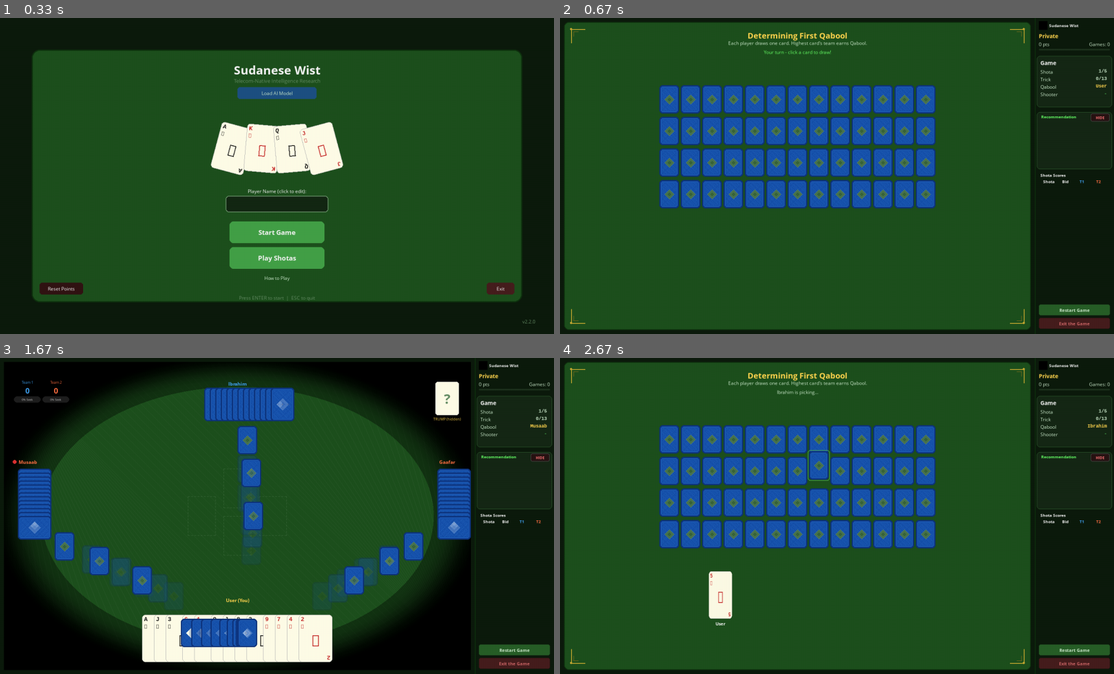
Above: before the commit, frames 1-4 (two rows, left to right).
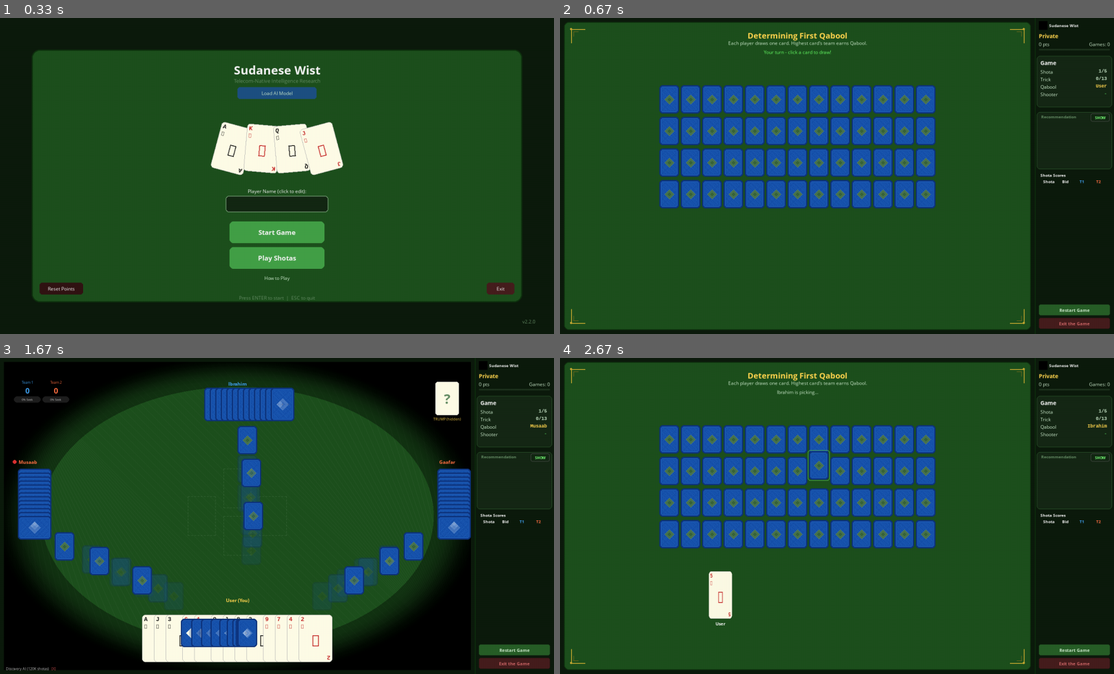
Above: after the commit, the same moments.

Repository: aamagzoub/engineering-intelligence
Game: pygame game, started from gui_wist/main.py
Two runs of this game, one before a commit and one after it. Both use one fixed random seed, a clock stepped at 60 frames per second and the inputs below.
Inputs (mouse positions are in pixels of both pictures, inside the frame that each line leads up to):
- Up to frame 1 (0.33 s): no input
- Up to frame 2 (0.67 s): click "Start Game" at 0.38 s
- Up to frame 3 (1.67 s): click (282, 538) at 0.72 s; click "Restart Game" at 1.05 s; click "Start Game" at 1.38 s
- Up to frame 4 (2.67 s): click "Restart Game" at 1.72 s; click (809, 598) at 2.05 s; click (820, 462) at 2.38 s

Frame 1 is identical in both runs. In frame 2, less than 0.1% of the frame differs, in the area x 86-99%, y 30-33%; in frame 3, 0.1%, in the area x 1-99%, y 30-100%; in frame 4, less than 0.1%.

Commit message:
v3.2.4 auto-load discovery model, recommendations hidden by default, contextual advice, README bid rules fix

Diff:
--- a/gui_wist/game_screen.py
+++ b/gui_wist/game_screen.py
@@ -216,13 +216,17 @@
         # Feature 21: ESC quit overlay.
         self._show_quit_overlay = False
 
-        # Feature 22: Loaded AI model path.
+        # Feature 22: AI model — auto-load discovery model by default.
         self._ai_model_path: str | None = None
-        self._ai_advisor: object | None = None  # Loaded agent for recommendations.
-        self._ai_advisor_type: str | None = None  # "learning" or "discovery"
-        self._ai_gameplay_agent: object | None = None  # Loaded agent for actual gameplay.
-        self._ai_recommendation: str = ""  # Current recommendation text.
-        self._ai_rec_card: tuple | None = None  # (rank, suit) of recommended card.
+        self._ai_advisor: object | None = None
+        self._ai_advisor_type: str | None = None
+        self._ai_gameplay_agent: object | None = None
+        self._ai_recommendation: str = ""
+        self._ai_rec_card: tuple | None = None
+        self._ai_mode = "discovery"  # "discovery" or "basic"
+        self._ai_mode_label = ""     # Display label.
+        self._ai_dismiss_rect: pygame.Rect | None = None  # X button rect.
+        self._auto_load_discovery_model()
 
         # Animation state.
         self._trick_played: dict[int, tuple[str, str]] = {}
@@ -420,6 +424,41 @@
             pts = -5
         self._player_points += pts
         self._save_player_stats()
+
+    def _auto_load_discovery_model(self):
+        """Auto-load discovery model on startup. Falls back to basic if not found."""
+        from pathlib import Path
+        discovery_path = Path("agents/wist_discovery/wist_discovery_model.json")
+        if discovery_path.exists():
+            try:
+                from agents.wist_discovery.discovery_agent import WistDiscoveryAgent
+                agent = WistDiscoveryAgent(training=True)
+                agent.epsilon = 0  # Play best moves, no exploration.
+                agent.load(str(discovery_path))
+                self._ai_gameplay_agent = agent
+                self._ai_mode = "discovery"
+                ep = agent.episodes_trained
+                if ep >= 1000000:
+                    ep_str = f"{ep / 1000000:.1f}M"
+                elif ep >= 1000:
+                    ep_str = f"{ep // 1000}K"
+                else:
+                    ep_str = str(ep)
+                self._ai_mode_label = f"Discovery AI ({ep_str} shotas)"
+                return
+            except Exception:
+                pass
+        # Fallback.
+        self._ai_mode = "basic"
+        self._ai_mode_label = "Basic Rule-based AI"
+        self._ai_gameplay_agent = None
+
+    def _dismiss_discovery_model(self):
+        """User clicked X — switch to basic rule-based AI."""
+        self._ai_mode = "basic"
+        self._ai_mode_label = "Basic Rule-based AI"
+        self._ai_gameplay_agent = None
+        self._ai_advisor = None
 
     def _load_ai_advisor(self):
         """Load the AI model file for recommendations. Supports LearningAgent and Discovery agent formats."""
@@ -675,8 +714,8 @@
         self._log_game_event("=== NEW GAME ===")
         self._show_quit_overlay = False
 
-        # Recommendation visibility — toggled per game, once hidden stays hidden.
-        self._rec_visible = True
+        # Recommendation visibility — hidden by default, user must click Show.
+        self._rec_visible = False
         self._rec_hidden_permanently = False
 
         # Player evaluation — track moves vs AI recommendations.
@@ -829,7 +868,7 @@
     def _get_gameplay_agent(self):
         """
         Get the best available AI agent for gameplay.
-        Priority: user-loaded model > trained LearningAgent > Discovery agent > RuleBasedAgent.
+        If discovery model is loaded, use it. Otherwise rule-based.
         """
         if self._ai_gameplay_agent is not None:
             return self._ai_gameplay_agent
@@ -839,39 +878,7 @@
             self._ai_gameplay_agent = self._ai_advisor
             return self._ai_advisor
 
-        from pathlib import Path
-
-        # Try to load a trained LearningAgent model.
-        model_path = Path("agents/wist_learning/wist_model.json")
-        if model_path.exists():
-            try:
-                from agents.wist_learning.learning_agent import LearningAgent
-                agent = LearningAgent.load(model_path, training=False)
-                # Only use if it has meaningful training (at least 1000 episodes).
-                if agent.episodes_trained >= 1000:
-                    self._ai_gameplay_agent = agent
-                    self._log_game_event(
-                        f"AI: Learning Agent ({agent.episodes_trained} episodes trained)")
-                    return agent
-            except Exception:
-                pass
-
-        # Try to load a Discovery agent model.
-        discovery_path = Path("agents/wist_discovery/wist_discovery_model.json")
-        if discovery_path.exists():
-            try:
-                from agents.wist_discovery.discovery_agent import WistDiscoveryAgent
-                agent = WistDiscoveryAgent(training=False)
-                agent.load(str(discovery_path))
-                if agent.episodes_trained >= 1000:
-                    self._ai_gameplay_agent = agent
-                    self._log_game_event(
-                        f"AI: Discovery Agent ({agent.episodes_trained} episodes trained)")
-                    return agent
-            except Exception:
-                pass
-
-        # Fallback to rule-based.
+        # If mode is basic or no model available, use rule-based.
         return RuleBasedAgent()
 
     def _handle_card_dak_continue(self):
@@ -1917,6 +1924,11 @@
 
     def _handle_click(self, pos):
         """Handle mouse click — bidding or card selection."""
+        # AI mode dismiss button.
+        if self._ai_dismiss_rect and self._ai_dismiss_rect.collidepoint(pos):
+            self._dismiss_discovery_model()
+            return
+
         # Recommendation toggle button.
         toggle_rect = getattr(self, '_rec_toggle_rect', None)
         if toggle_rect and toggle_rect.collidepoint(pos):
@@ -2403,6 +2415,27 @@
         # Victory confetti.
         self._render_confetti()
 
+        # AI mode label (bottom-left of table area).
+        self._render_ai_mode_label()
+
+    def _render_ai_mode_label(self):
+        """Render the AI mode indicator at bottom-left with dismiss X."""
+        font = self.fonts["small"]
+        label = self._ai_mode_label or ("Discovery AI" if self._ai_mode == "discovery" else "Basic Rule-based AI")
+        label_surf = font.render(label, True, (200, 200, 200))
+        lx, ly = 15, SCREEN_HEIGHT - 20
+        self.screen.blit(label_surf, (lx, ly))
+
+        # X button to dismiss (only if discovery mode).
+        if self._ai_mode == "discovery":
+            x_x = lx + label_surf.get_width() + 6
+            x_surf = font.render("[X]", True, (200, 80, 80))
+            x_rect = pygame.Rect(x_x, ly, x_surf.get_width(), x_surf.get_height())
+            self.screen.blit(x_surf, (x_x, ly))
+            self._ai_dismiss_rect = x_rect
+        else:
+            self._ai_dismiss_rect = None
+
     def _render_bid_labels(self, cx, cy):
         """Render bid badges — uniform size, aligned horizontally for side players,
         vertically for top/bottom players."""
@@ -2571,7 +2604,7 @@
         pygame.draw.rect(self.screen, (45, 90, 45), ai_box_rect, width=1, border_radius=8)
 
         # Toggle button — "HIDE" / "SHOW" in top-right of box.
-        rec_visible = getattr(self, '_rec_visible', True)
+        rec_visible = getattr(self, '_rec_visible', False)
         rec_hidden_perm = getattr(self, '_rec_hidden_permanently', False)
         toggle_w = 48
         toggle_h = 20
@@ -2630,7 +2663,7 @@
 
         # Recommended card — to the right of user's hand, vertically centered with cards.
         rec_card = getattr(self, '_ai_rec_card', None)
-        rec_visible = getattr(self, '_rec_visible', True)
+        rec_visible = getattr(self, '_rec_visible', False)
         if rec_card and rec_visible:
             r, s = rec_card
             rc_w, rc_h = 50, 72
Not shown, changed: README.md
